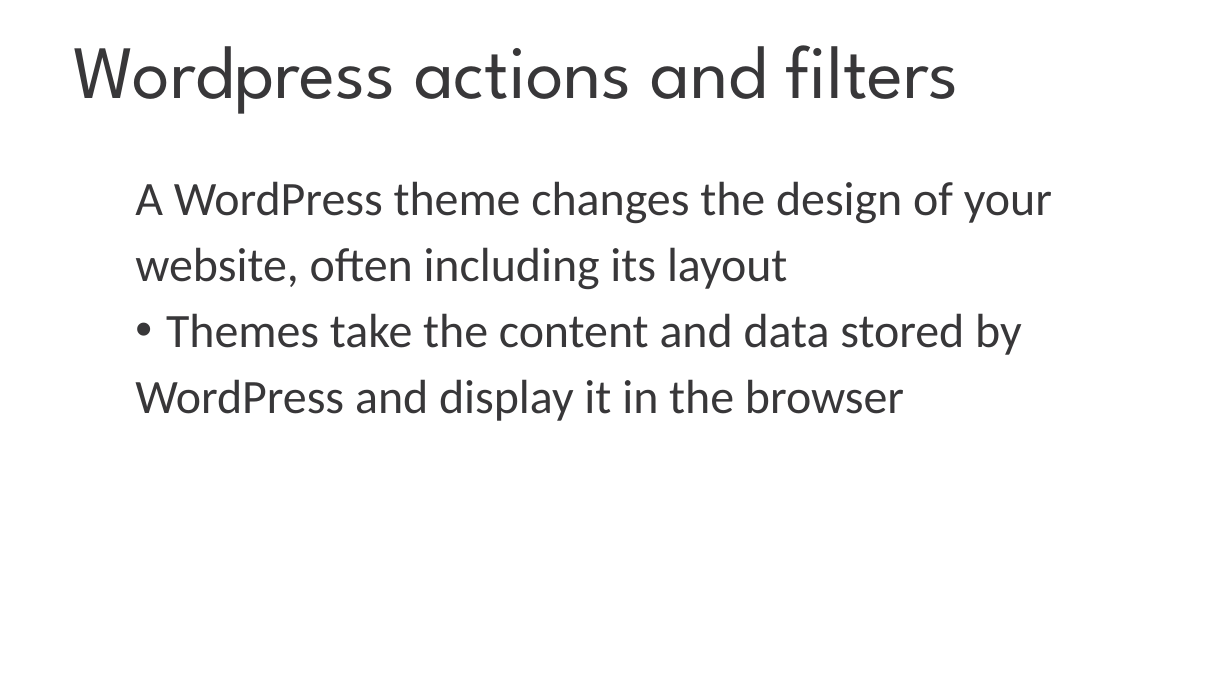
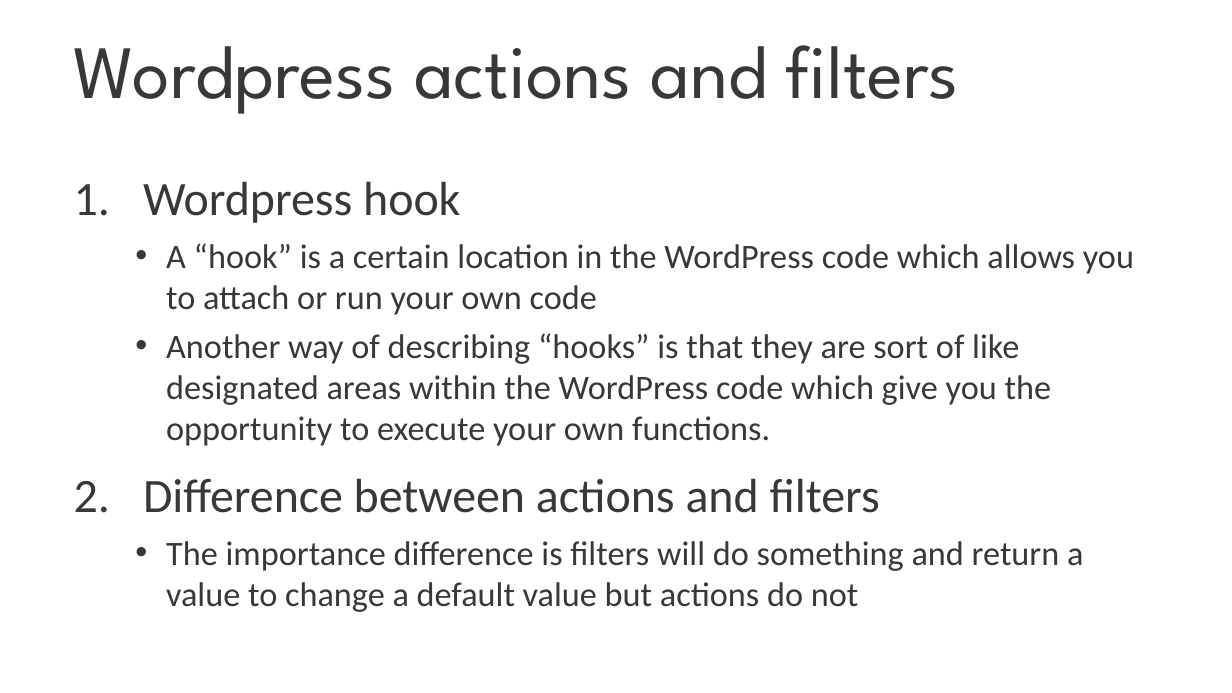
Before and after one commit to nam-tran-niteco/Wordpress-Demo, a slide deck: slide 16 of Wordpress Migration.pptx. Drawn at 1232x693 pixels with LibreOffice and Linux fonts; fonts in the diff are those of the drawing; background and template pictures are left out. Boxes give left, top, right and bottom in pixels: in the first picture for what was removed or moved away, otherwise in the second. Text is boxed around its words. In the diff, an @@ line names an element or a change of style, - is before the commit and + after.

Commit message:
Add Images and something

```diff
--- a/Wordpress Migration.pptx
+++ b/Wordpress Migration.pptx
@@ text at bbox=[143, 181, 1134, 612]: text changed; size 28 to 20 pt @@
-  A WordPress theme changes the design of your
-  website, often including its layout
-  • Themes take the content and data stored by
-  WordPress and display it in the browser
+1. Wordpress hook
+  • A “hook” is a certain location in the WordPress code which allows you to attach or run your own code
+  • Another way of describing “hooks” is that they are sort of like designated areas within the WordPress code which give you the opportunity to execute your own functions.
+2. Difference between actions and filters
+  • The importance difference is filters will do something and return a value to change a default value but actions do not
```
Also in this commit, not shown: 6 other slides changed, 5 slides added, 41 slides removed.
